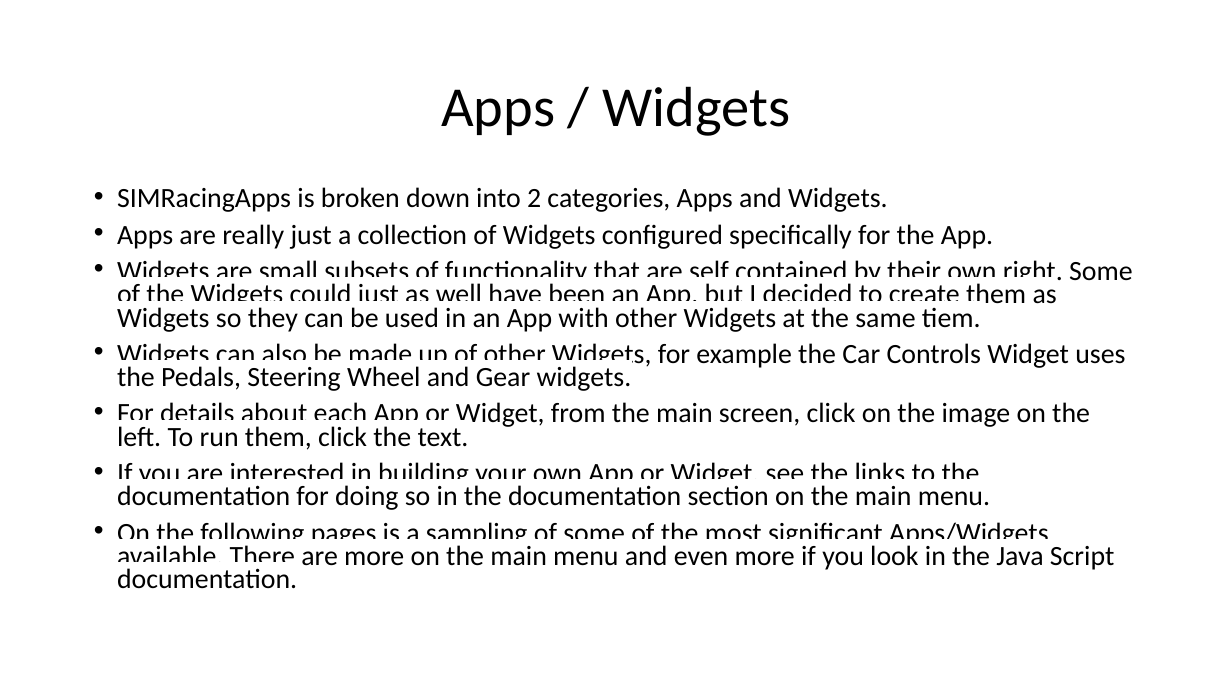
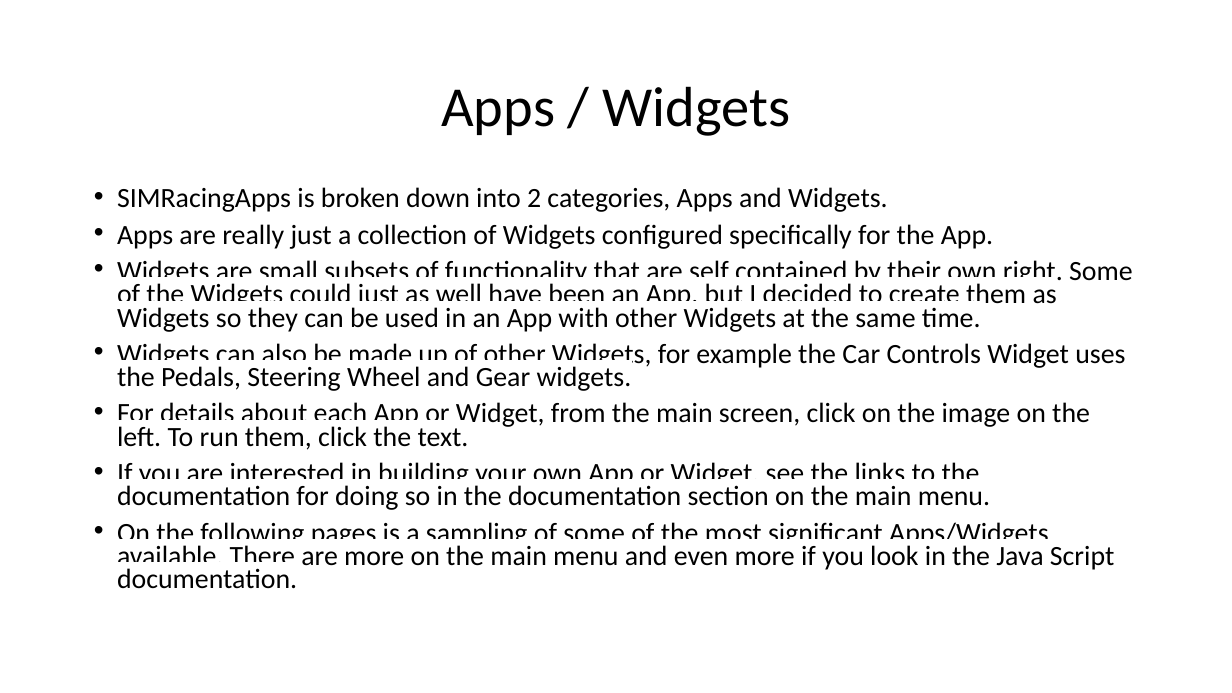
Before and after one commit to SIMRacingApps/SIMRacingApps.github.io, a slide deck: slide 8 of docs/documentation/SIMRacingApps - Quick Start Guide/SIMRacingApps - Quick Start Guide.odp. Drawn at 1232x693 pixels with LibreOffice and Linux fonts; fonts in the diff are those of the drawing. Boxes give left, top, right and bottom in pixels: in the first picture for what was removed or moved away, otherwise in the second. Text is boxed around its words. In the diff, an @@ line names an element or a change of style, - is before the commit and + after.

```diff
--- a/docs/documentation/SIMRacingApps - Quick Start Guide/SIMRacingApps - Quick Start Guide.odp
+++ b/docs/documentation/SIMRacingApps - Quick Start Guide/SIMRacingApps - Quick Start Guide.odp
@@ text at <box>117,260,1133,332</box>: text changed @@
-• Widgets are small subsets of functionality that are self contained by their own right. Some of the Widgets could just as well have been an App, but I decided to create them as Widgets so they can be used in an App with other Widgets at the same tiem.
+• Widgets are small subsets of functionality that are self contained by their own right. Some of the Widgets could just as well have been an App, but I decided to create them as Widgets so they can be used in an App with other Widgets at the same time.
```
Also in this commit, not shown: 10 other slides changed, 25 other files.
